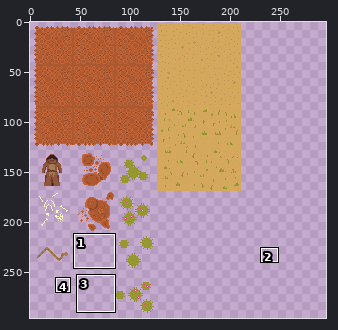
Edited in one commit: sprite sheet (tileset.png). Above: a wide view before the commit, with the close-up outlined.
Close-up. Old version:
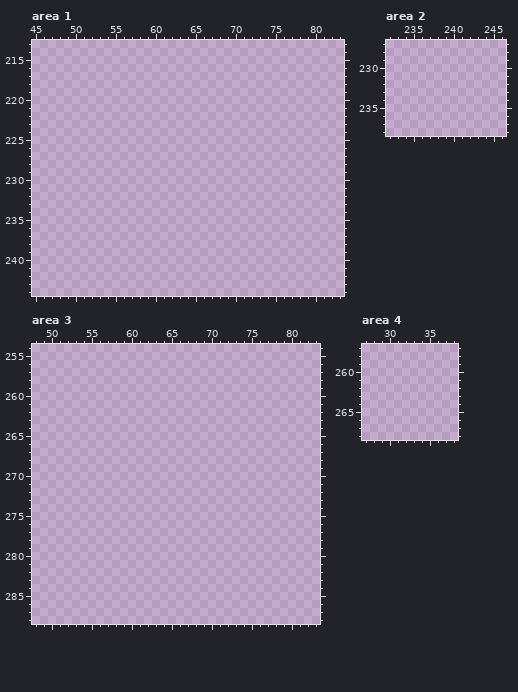
The file is 296x296 pixels. Shown: area 1: x 45..83, y 213..244; area 2: x 232..246, y 227..238; area 3: x 48..83, y 254..288; area 4: x 27..38, y 257..268. The commit also changed other parts of the picture, which this record leaves out.
The result:
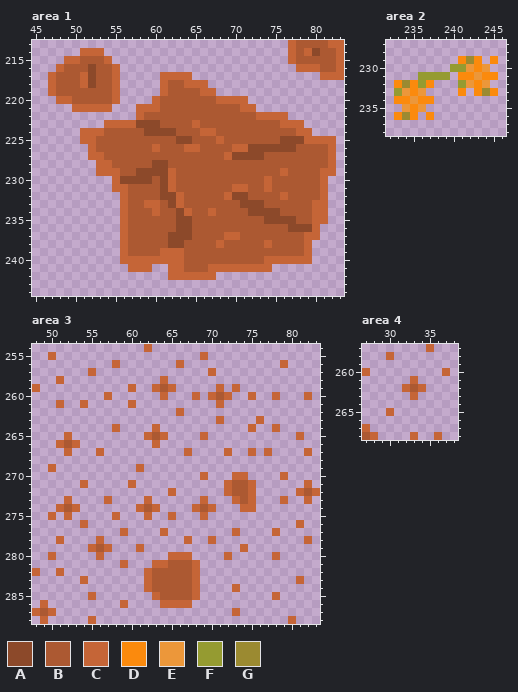
Palette (. is transparent): A #8c492a  B #ac5932  C #c56537  D #fb8a0d  E #ec973a  F #959b31  G #9b8a31
Diff:
Area 1:
y 213: x 77..83 ....... -> CBBBBCC
y 214: x 51..53 ... -> CCC; x 77..83 ....... -> CBCABBC
y 215: x 49..54 ...... -> CCBBBC; x 77..83 ....... -> CBBBBBC
y 216: x 48..55 ........ -> CBBBABBC; x 78..83 ...... -> CCCBBC
y 217: x 47..55 ......... -> CBBBCABBC; x 61..64 .... -> CCCC; x 81..83 ... -> CCC
y 218: x 47..55 ......... -> CBBBCABBC; x 61..66 ...... -> CBBCCC
y 219: x 47..55 ......... -> CBBBBBBBC; x 61..67 ....... -> CBBBBCC
y 220: x 48..55 ........ -> CCBBBBBC; x 60..71 ............ -> CBBBBBBBCCCC
y 221: x 50..54 ..... -> CCCCC; x 58..72 ............... -> CCCBBBBBBBBBBCC
y 222: x 58..76 ................... -> CBBBBBBBBBBBBBBCCCC
y 223: x 54..78 ......................... -> CCCCAAABBBBCBBBBBBBBBBCCC
y 224: x 51..79 ............................. -> CCCBBBBBAAAABBBCCBBBBBBBBBBCC
y 225: x 51..82 ................................ -> CCBBBBBBBBBBAABBBCBBBBBBBAAACCCC
y 226: x 52..82 ............................... -> CBBBBBBBCBBBCCBBBBCCAAAAAABBBBC
y 227: x 52..82 ............................... -> CCBBBBBBBBBBBBBBBCAAAABBBBBBBBC
y 228: x 53..82 .............................. -> CCBBBBBAABBBBBBBBBBBBBBBBBBBBC
y 229: x 53..82 .............................. -> CCCBBAAAACBBBBBBBBBBBBBCBBBBCC
y 230: x 55..81 ........................... -> CAAAABACBBBBBBBBBBBCBBBBBBC
y 231: x 55..81 ........................... -> CCBBBBACBBBBBBBCCBBCBBBBBBC
y 232: x 56..81 .......................... -> CBBBBAACBBBBBCAABBBBCBBBBC
y 233: x 56..81 .......................... -> CBBCCBACBBBBBBBAAABBBBBBCC
y 234: x 56..81 .......................... -> CBBBCBBACBBCBBBBAAAABBBBCC
y 235: x 56..81 .......................... -> CBBBBBBAABBBBBBBBBAAAABBCC
y 236: x 56..80 ......................... -> CBBBBBBAABBBBBBBBBBBBAAAC
y 237: x 56..80 ......................... -> CBBBBBAAABBBBCCBBBBBBBBCC
y 238: x 56..79 ........................ -> CBBBBBAABBBBCBBBBBCBBBBC
y 239: x 56..79 ........................ -> CBBBBCCCBBBBBBBBBBBBBBBC
y 240: x 56..79 ........................ -> CCCCCCCCBBBBBBBBBBCCCCCC
y 241: x 57..59 ... -> CCC; x 62..74 ............. -> CCBBBCCCCCCCC
y 242: x 62..67 ...... -> CCCCCC
Area 2:
y 229: x 241..243 ... -> DGD; x 245 . -> D
y 230: x 240..244 ..... -> FFEDE
y 231: x 236..239 .... -> FFFF; x 241..245 ..... -> DDEDD
y 232: x 233..237 ..... -> DGDFD; x 241..244 .... -> FEDE
y 233: x 233..236 .... -> FEDE; x 241 . -> D; x 243..245 ... -> DGD
y 234: x 233..237 ..... -> DDEDD
y 235: x 234..236 ... -> EDE
y 236: x 233..235 ... -> DGD; x 237 . -> D
Area 3:
y 254: x 62 . -> C
y 255: x 50 . -> C; x 69 . -> C
y 256: x 58 . -> C; x 66 . -> C; x 79 . -> C
y 257: x 55 . -> C; x 70 . -> C
y 258: x 51 . -> C; x 64 . -> C
y 259: x 48 . -> C; x 60 . -> C; x 63..65 ... -> CBC; x 71 . -> C; x 73 . -> C
y 260: x 57 . -> C; x 64 . -> C; x 68 . -> C; x 70..72 ... -> CBC; x 75 . -> C; x 78 . -> C; x 82 . -> C
y 261: x 51 . -> C; x 54 . -> C; x 60 . -> C; x 71 . -> C
y 262: x 66 . -> C
y 263: x 71 . -> C; x 76 . -> C
y 264: x 58 . -> C; x 63 . -> C; x 75 . -> C; x 78 . -> C
y 265: x 52 . -> C; x 62..64 ... -> CBC; x 69 . -> C; x 81 . -> C
y 266: x 51..53 ... -> CBC; x 63 . -> C
y 267: x 52 . -> C; x 56 . -> C; x 67 . -> C; x 72 . -> C; x 75 . -> C; x 77 . -> C; x 82 . -> C
y 269: x 50 . -> C; x 61 . -> C
y 270: x 69 . -> C; x 73..74 .. -> CC; x 79 . -> C
y 271: x 54 . -> C; x 60 . -> C; x 72..75 .... -> CBBC; x 82 . -> C
y 272: x 65 . -> C; x 72..75 .... -> CBBC; x 81..83 ... -> CBC
y 273: x 52 . -> C; x 57 . -> C; x 62 . -> C; x 69 . -> C; x 73..75 ... -> CBC; x 79 . -> C; x 82 . -> C
y 274: x 51..53 ... -> CBC; x 61..63 ... -> CBC; x 68..70 ... -> CBC; x 74..75 .. -> CC
y 275: x 50 . -> C; x 52 . -> C; x 58 . -> C; x 62 . -> C; x 65 . -> C; x 69 . -> C
y 276: x 54 . -> C; x 81 . -> C
y 277: x 59 . -> C; x 64 . -> C; x 73 . -> C; x 78 . -> C
y 278: x 51 . -> C; x 56 . -> C; x 67 . -> C; x 70 . -> C; x 82 . -> C
y 279: x 55..57 ... -> CBC; x 61 . -> C; x 74 . -> C
y 280: x 50 . -> C; x 56 . -> C; x 65..67 ... -> CCC; x 72 . -> C; x 78 . -> C
y 281: x 59 . -> C; x 63..68 ...... -> CCBBBC
y 282: x 48 . -> C; x 51 . -> C; x 62..68 ....... -> CBBBBBC
y 283: x 54 . -> C; x 62..68 ....... -> CBBBBBC; x 81 . -> C
y 284: x 62..68 ....... -> CBBBBBC; x 73 . -> C
y 285: x 55 . -> C; x 63..68 ...... -> CBBBBC; x 78 . -> C
y 286: x 49 . -> C; x 59 . -> C; x 64..67 .... -> CCCC
y 287: x 48..50 ... -> CBC; x 73 . -> C
y 288: x 49 . -> C; x 55 . -> C; x 80 . -> C
Area 4:
y 257: x 35 . -> C
y 258: x 30 . -> C
y 260: x 27 . -> C; x 37 . -> C
y 261: x 33 . -> C
y 262: x 32..34 ... -> CBC
y 263: x 33 . -> C
y 265: x 30 . -> C
y 267: x 27 . -> C
y 268: x 27..28 .. -> BC; x 33 . -> C; x 36 . -> C
Where, in picture pixels (left, top, right, bottom), the same in both close-ups:
added: (48, 40, 344, 280)
added: (394, 56, 498, 120)
added: (32, 344, 320, 624)
added: (362, 344, 450, 440)
